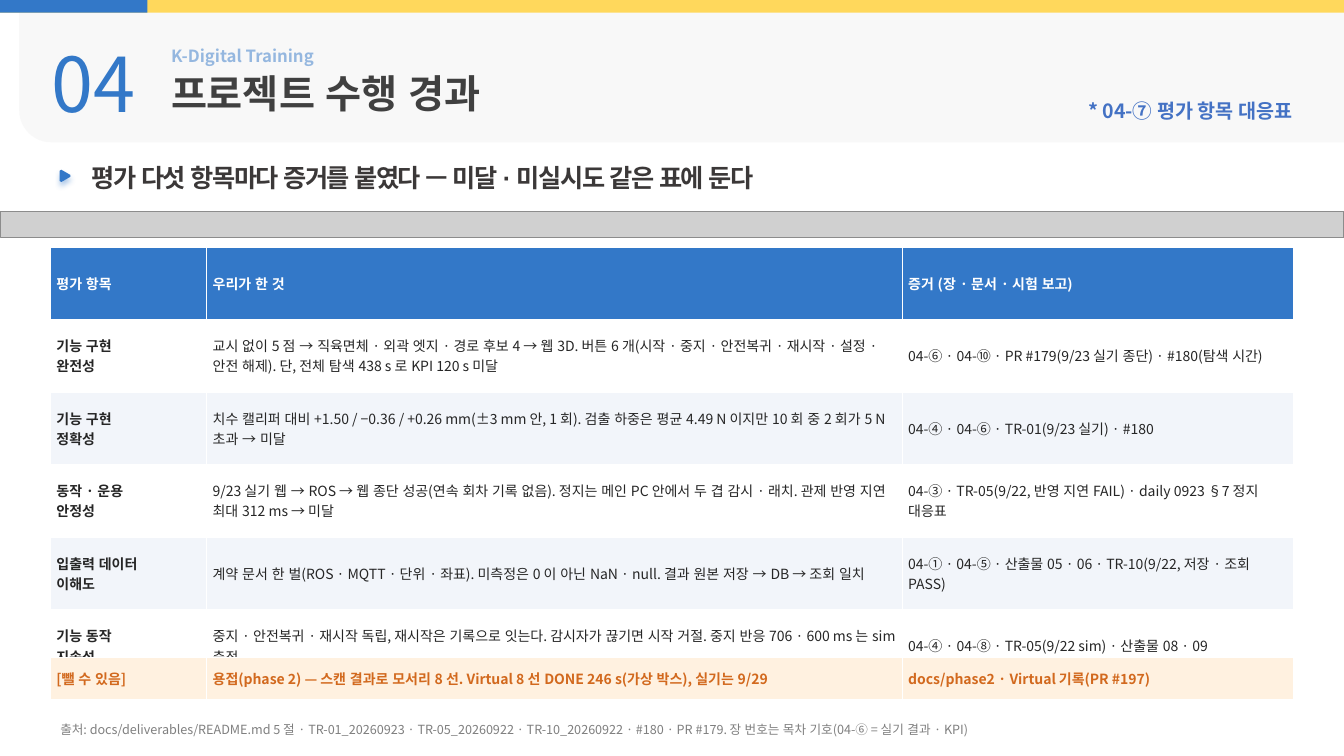
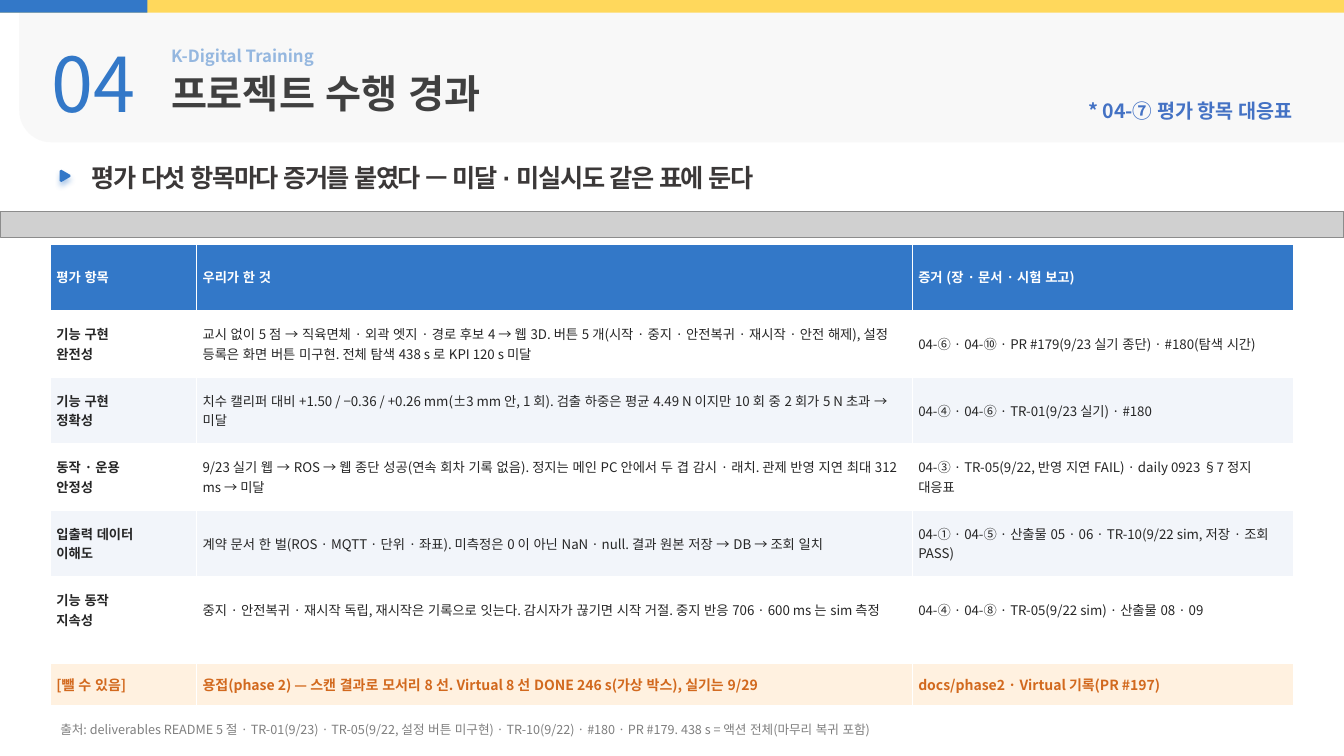
Before and after one commit to yujh5537/rokey_cobot1_Weld-Made, a slide deck: slide 14 of docs/presentation/slides-byeonghu.pptx. Drawn at 1344x756 pixels with LibreOffice and Linux fonts; fonts in the diff are those of the drawing; grey boxes stand for pictures; background and template pictures are left out. Boxes give left, top, right and bottom in pixels: in the first picture for what was removed or moved away, otherwise in the second. Text is boxed around its words. In the diff, an @@ line names an element or a change of style, - is before the commit and + after.

```diff
--- a/docs/presentation/slides-byeonghu.pptx
+++ b/docs/presentation/slides-byeonghu.pptx
@@ table at <box>50,244,1294,643</box> @@
-row 2, column 2: 교시 없이 5 점 → 직육면체 · 외곽 엣지 · 경로 후보 4 → 웹 3D. 버튼 6 개(시작 · 중지 · 안전복귀 · 재시작 · 설정 · 안전 해제). 단, 전체 탐색 438 s 로 KPI 120 s 미달
+row 2, column 2: 교시 없이 5 점 → 직육면체 · 외곽 엣지 · 경로 후보 4 → 웹 3D. 버튼 5 개(시작 · 중지 · 안전복귀 · 재시작 · 안전 해제), 설정 등록은 화면 버튼 미구현. 전체 탐색 438 s 로 KPI 120 s 미달
-row 5, column 3: 04-① · 04-⑤ · 산출물 05 · 06 · TR-10(9/22, 저장 · 조회 PASS)
+row 5, column 3: 04-① · 04-⑤ · 산출물 05 · 06 · TR-10(9/22 sim, 저장 · 조회 PASS)
@@ size 10 to 9.5 pt in "평가 항목", "우리가 한 것", "증거 (장 · 문서 · 시험 보고)", "기능 구현" and 17 more places @@
@@ table: place and size @@
-table at <box>50,657,1294,700</box>
+table at <box>50,663,1294,706</box>
@@ text at <box>60,723,870,736</box>: text changed @@
-출처: docs/deliverables/README.md 5 절 · TR-01_20260923 · TR-05_20260922 · TR-10_20260922 · #180 · PR #179. 장 번호는 목차 기호(04-⑥ = 실기 결과 · KPI)
+출처: deliverables README 5 절 · TR-01(9/23) · TR-05(9/22, 설정 버튼 미구현) · TR-10(9/22) · #180 · PR #179. 438 s = 액션 전체(마무리 복귀 포함)
```
Also in this commit, not shown: 5 other slides changed, 15 other files.
